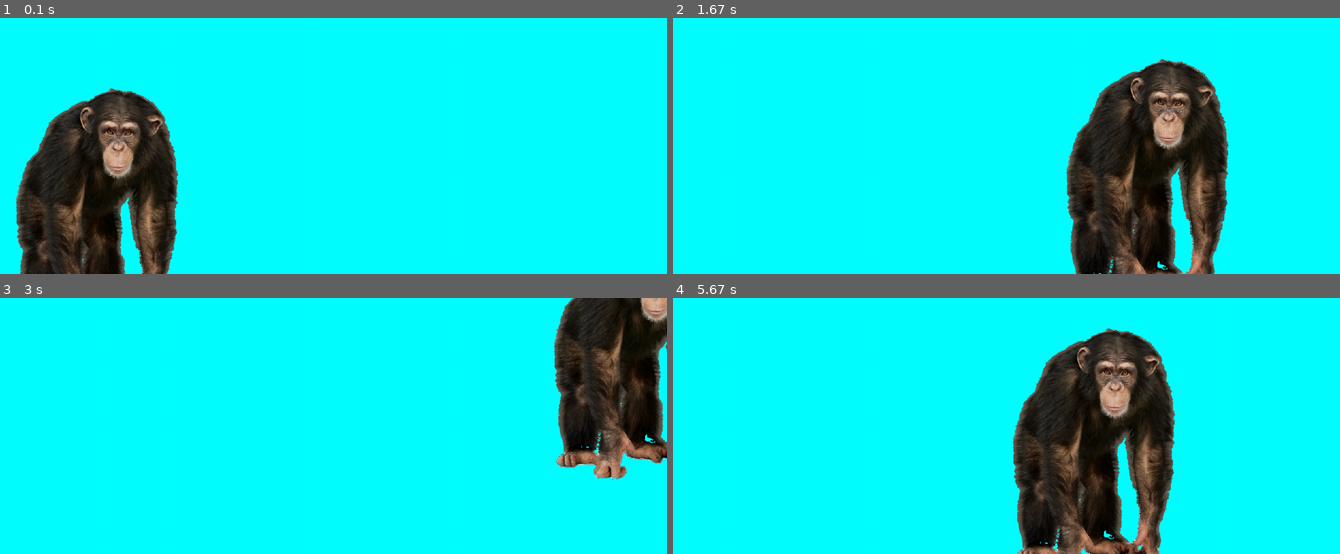
Above: before the commit, frames 1-4 (two rows, left to right).
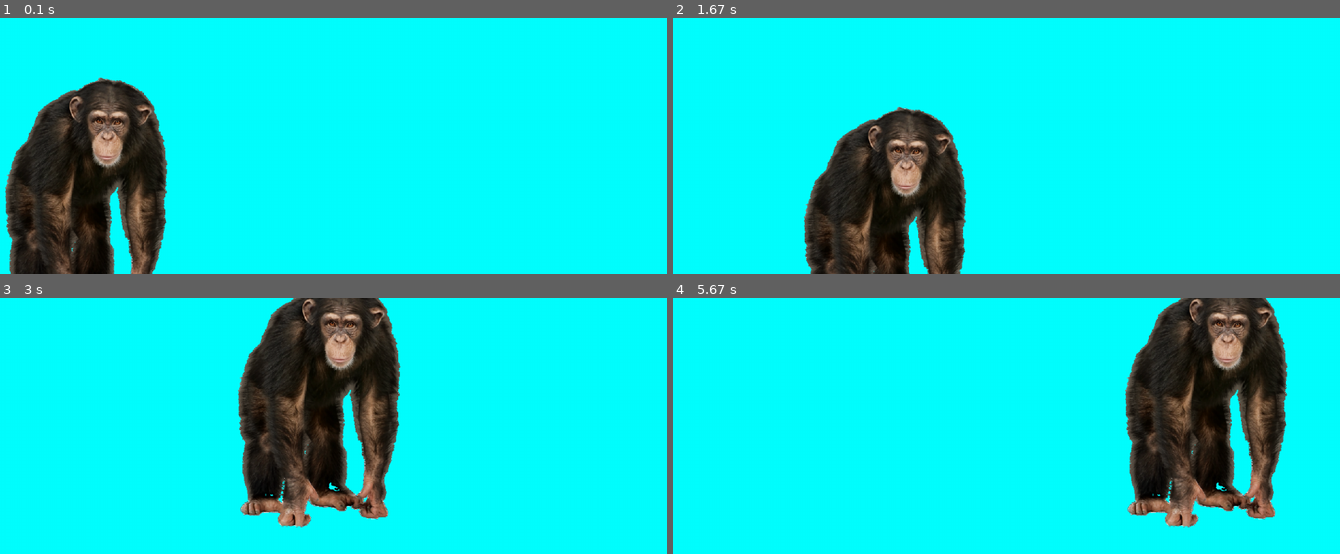
Above: after the commit, the same moments.

Repository: jwang1122/pygame
Game: pygame game, started from src/moveChimp.py
Two runs of this game, one before a commit and one after it. Both use one fixed random seed, a clock stepped at 60 frames per second and the inputs below.
Inputs:
- Up to frame 1 (0.1 s): no input
- Up to frame 2 (1.67 s): no input
- Up to frame 3 (3 s): no input
- Up to frame 4 (5.67 s): no input

The runs differ from the first frame. In frame 1, 10% of the frame differs, in the area x 0-27%, y 23-100%; in frame 2, 29%; in frame 3, 28%; in frame 4, 29%, in the area x 50-93%, y 0-100%.

Commit message:
rename data folder to be resources

Diff:
--- a/src/appText.py
+++ b/src/appText.py
@@ -45,4 +45,4 @@
         App.screen.blit(self.img, self.rect)
 
 if __name__ == '__main__':
-    App()
+    App().mainloop()
--- /dev/null
+++ b/src/coordinates.py
@@ -0,0 +1,50 @@
+import pygame
+from pygame.locals import *
+
+pts = ('topleft', 'topright', 'bottomleft', 'bottomright',
+'midtop', 'midright', 'midbottom', 'midleft', 'center')
+
+HEIGHT = 480
+WIDTH = 640
+SIZE = WIDTH, HEIGHT
+RED = (255, 0, 0)
+CYAN = (0, 255, 255)
+GREEN = (0,255,0)
+BLACK = (0,0,0)
+BLUE = (0,0,255)
+pygame.init()
+screen = pygame.display.set_mode(SIZE)
+pygame.display.set_caption("PyGame Coordinates")
+
+rect = pygame.Rect(0, 0, WIDTH, HEIGHT)
+
+def draw_text(pt, pos):
+    font = pygame.font.SysFont('Arial Bold', 25)
+    screen.blit(font.render(pt, True, BLUE), pos)
+
+def paint():
+    screen.fill(CYAN)
+    pygame.draw.line(screen, RED, rect.midtop, rect.midbottom, 1)
+    pygame.draw.line(screen, RED, rect.midleft, rect.midright, 1)
+    pygame.draw.line(screen, RED, rect.topleft, rect.topright, 4)
+    pygame.draw.line(screen, RED, rect.topleft, rect.bottomleft, 4)
+    pygame.draw.polygon(screen, RED,[(625, -10),(640,0),(625, 10)], 0)
+    pygame.draw.polygon(screen, RED,[(0, 465),(0,480),(10, 465)], 0)
+    pygame.draw.circle(screen, BLUE, (0,0), 10)
+    pygame.draw.circle(screen, BLUE, rect.center, 5)
+    draw_text('(0, 0)', (5,5))
+    draw_text('(640, 0)', (580,15))
+    draw_text('(0, 480)', (15,460))
+    draw_text('(320, 240)', (325,250))
+    pygame.display.flip()
+
+running = True
+clock = pygame.time.Clock()
+while running:
+    clock.tick(1)
+    for event in pygame.event.get():
+        if event.type == pygame.QUIT:
+            running = False
+    paint()
+
+pygame.quit()
--- /dev/null
+++ b/src/loadImage2.py
@@ -0,0 +1,25 @@
+import pygame as pg
+import os
+
+pg.init()
+win = pg.display.set_mode((640, 480))
+filename = os.path.join('src/resources','asteroid.png')
+print(filename)
+asteroid = pg.image.load(filename)
+
+def paint():
+    win.fill((0,0,0))
+    win.blit(asteroid, (10,10))
+    pg.display.update()
+
+def gameLoop():
+    run = True
+    while run:
+        for event in pg.event.get():
+            if event.type==pg.QUIT:
+                run = False
+        paint()
+    pg.quit()
+
+if __name__ == '__main__':
+    gameLoop()
--- /dev/null
+++ b/src/loadImage3.py
@@ -0,0 +1,50 @@
+from ctypes.wintypes import RECT
+import pygame as pg
+import os
+
+pg.init()
+width =640
+height = 480
+win = pg.display.set_mode((width, height))
+
+def loadImage(filename, scale=1):
+    filename = os.path.join('src/resources',filename)
+    print(filename)
+    image = pg.image.load(filename)
+    image = pg.transform.scale(image, (image.get_width()*scale, image.get_height()*scale))
+    rect = image.get_rect()
+    return image, rect
+
+def paint(image, rect):
+    win.fill((0,0,0))
+    win.blit(image, rect)
+    pg.draw.rect(win, (0,255,0), rect, 4)
+    pg.draw.line(win,(255,0,0),rect.midleft, rect.midright, 1)
+    pg.draw.line(win,(255,0,0),rect.midtop, rect.midbottom, 1)
+    pg.display.update()
+
+def gameLoop():
+    clock = pg.time.Clock()
+    image, rect = loadImage("asteroid.png", 0.5)
+    x = 0
+    y = 0
+    xspeed = 2
+    yspeed = 2
+    run = True
+    while run:
+        clock.tick(30)
+        for event in pg.event.get():
+            if event.type==pg.QUIT:
+                run = False
+        x = rect.center[0] + xspeed
+        y = rect.center[1] + yspeed
+        if x > width or x<0:
+            xspeed = -xspeed
+        if y > height or y < 0:
+            yspeed = -yspeed
+        rect.center = (x,y) # make the rect move with image
+        paint(image, rect)
+    pg.quit()
+
+if __name__ == '__main__':
+    gameLoop()
--- a/src/moveChimp.py
+++ b/src/moveChimp.py
@@ -2,12 +2,12 @@
 import os
 
 main_dir = os.path.split(os.path.abspath(__file__))[0]
-data_dir = os.path.join(main_dir, "data")
+data_dir = os.path.join(main_dir, "resources")
 width = 1280
 height=480
 screen = pg.display.set_mode((width, height), pg.SCALED)
 pg.init()
-snd = pg.mixer.Sound('src/data/yunque.mp3')
+snd = pg.mixer.Sound('src/resources/yunque.mp3')
 snd.play()
 
 # functions to create our resources
@@ -44,8 +44,8 @@
     clock = pg.time.Clock()
     running = True
     chimp = Chimp()
-    xspeed = 15
-    yspeed = 15
+    xspeed = 5
+    yspeed = 5
 
     while(running):
         clock.tick(30)
@@ -55,14 +55,10 @@
         screen.fill((0,255,255))
         x = chimp.rect.center[0]+xspeed
         y = chimp.rect.center[1]+yspeed
-        if x > width:
-            xspeed = -5
-        if y > height:
-            yspeed = -5
-        if x <0:
-            xspeed = 5
-        if y<0:
-            yspeed= 5
+        if x > width or x < 0:
+            xspeed = -xspeed
+        if y > height or y<0:
+            yspeed = -yspeed
         chimp.rect.center = (x,y)
         screen.blit(chimp.image, chimp.rect)
         pg.display.flip()
Renamed: src/data/Gold-Medal.gif -> src/resources/Gold-Medal.gif
Renamed: src/data/asteroid.png -> src/resources/asteroid.png
Renamed: src/data/chimp.png -> src/resources/chimp.png
Renamed: src/data/fist.png -> src/resources/fist.png
Renamed: src/data/missle.jpg -> src/resources/missle.jpg
Renamed: src/data/missle.png -> src/resources/missle.png
Renamed: src/data/missle.webp -> src/resources/missle.webp
Renamed: src/data/space.jfif -> src/resources/space.jfif
Renamed: src/data/space.png -> src/resources/space.png
Renamed: src/data/spaceship.png -> src/resources/spaceship.png
Not shown, changed: doc/pygame.md
Not shown, added: src/resources/chimp.wav
(and 3 more such lines)
